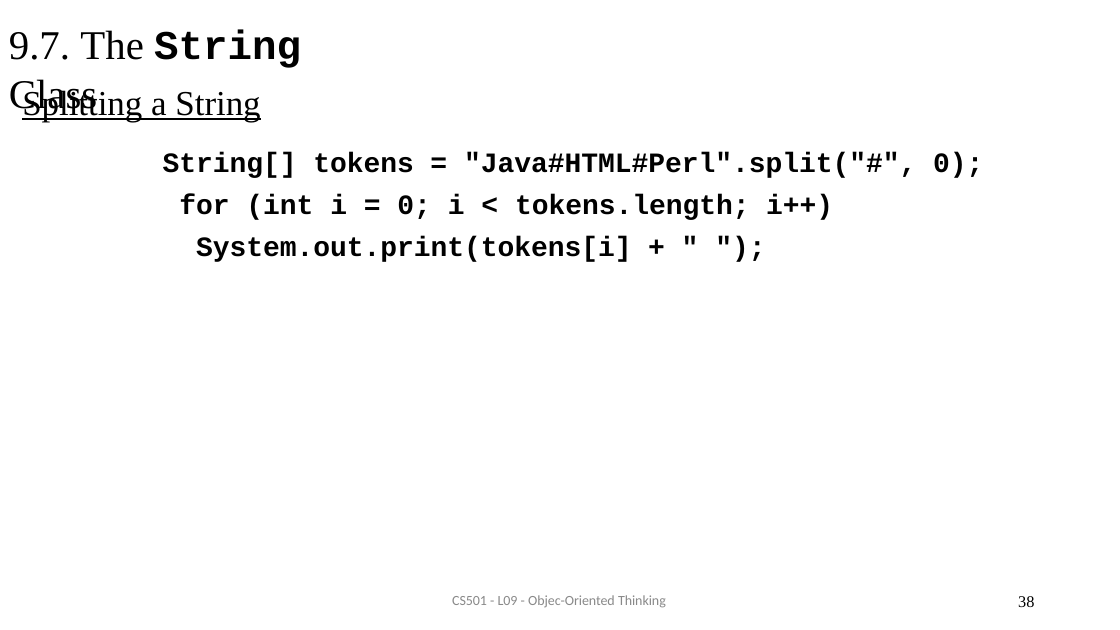
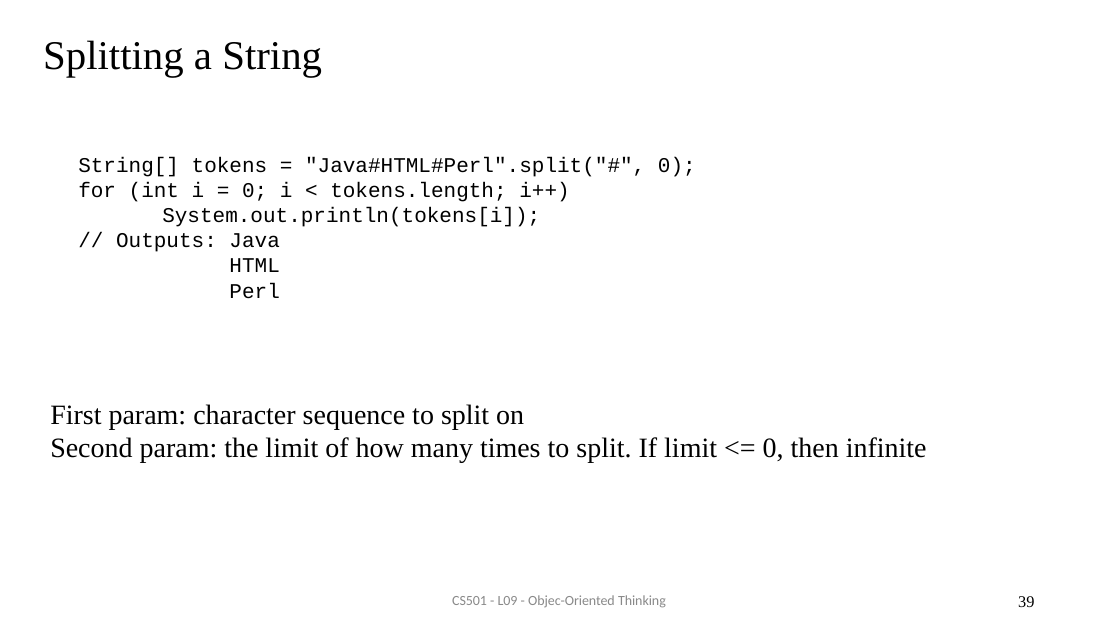
Before and after one commit to AughdonBreslin/CS501IntroToJava, a slide deck: slide 39 of Lectures/9_Object_Oriented_Programming.pptx (slide 38 before the commit). Drawn at 1120x630 pixels with LibreOffice and Linux fonts; fonts in the diff are those of the drawing. Boxes give left, top, right and bottom in pixels: in the first picture for what was removed or moved away, otherwise in the second. Text is boxed around its words. In the diff, an @@ line names an element or a change of style, - is before the commit and + after.

```diff
--- a/Lectures/9_Object_Oriented_Programming.pptx
+++ b/Lectures/9_Object_Oriented_Programming.pptx
@@ title at bbox=[43, 40, 322, 77]: text changed @@
-9.7. The String Class
+Splitting a String
@@ text at bbox=[78, 157, 696, 299]: text changed; size 24 to 18 pt; bold off @@
-Splitting a String
-String[] tokens = "Java#HTML#Perl".split("#", 0); for (int i = 0; i < tokens.length; i++)
-System.out.print(tokens[i] + " ");
+String[] tokens = "Java#HTML#Perl".split("#", 0);
+for (int i = 0; i < tokens.length; i++)
+System.out.println(tokens[i]);
+// Outputs: Java
+HTML
+Perl
@@ text added at bbox=[50, 404, 927, 463], 24 pt, text #000000 @@
+First param: character sequence to split on
+Second param: the limit of how many times to split. If limit <= 0, then infinite
@@ page number at bbox=[1018, 596, 1034, 607]: text changed @@
-38
+39
```
Also in this commit, not shown: 10 other slides changed, 17 slides added, 8 slides removed, 4 other files.
